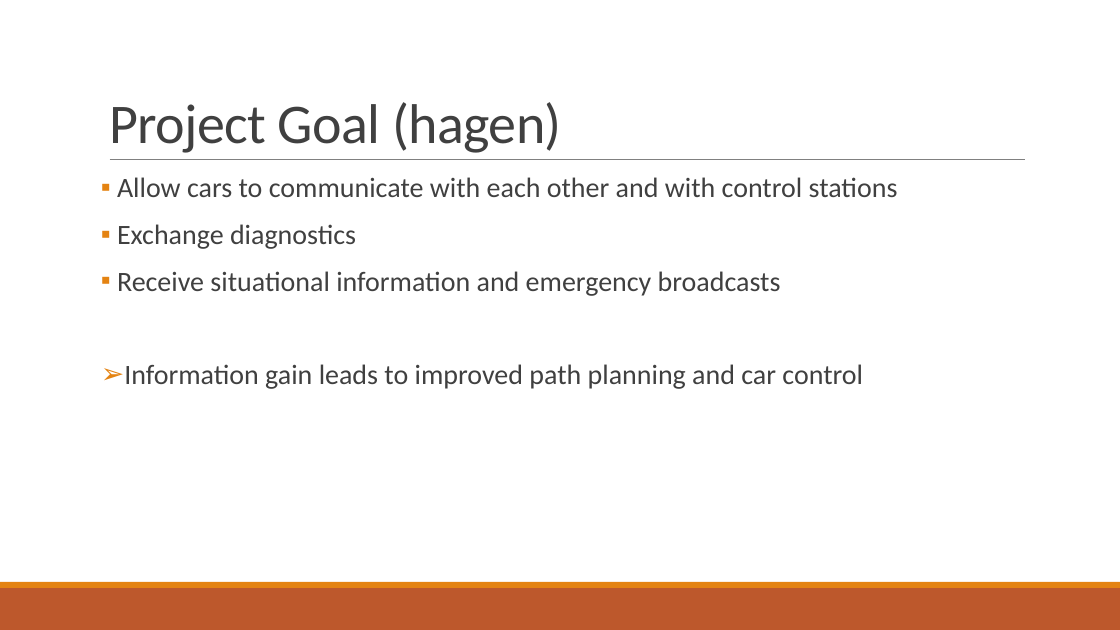
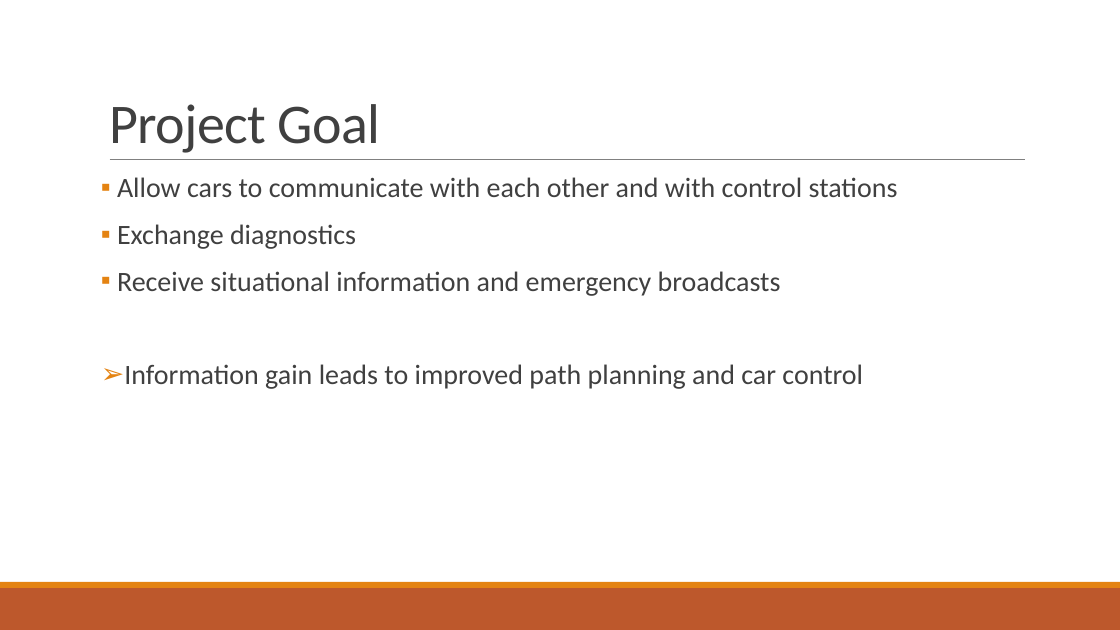
Before and after one commit to fjanssen/Car2X, a slide deck: slide 2 of doc/FinalPresentation.pptx. Drawn at 1120x630 pixels with LibreOffice and Linux fonts; fonts in the diff are those of the drawing. Boxes give left, top, right and bottom in pixels: in the first picture for what was removed or moved away, otherwise in the second. Text is boxed around its words. In the diff, an @@ line names an element or a change of style, - is before the commit and + after.

```diff
--- a/doc/FinalPresentation.pptx
+++ b/doc/FinalPresentation.pptx
@@ title at <box>109,104,381,153</box>: text changed @@
-Project Goal (hagen)
+Project Goal
```
Also in this commit, not shown: 6 other slides changed.
